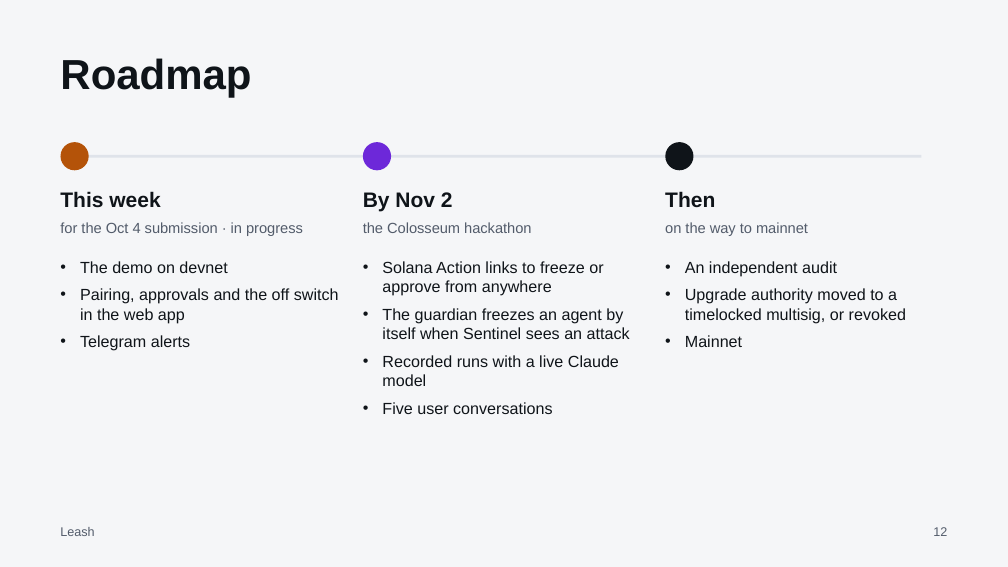
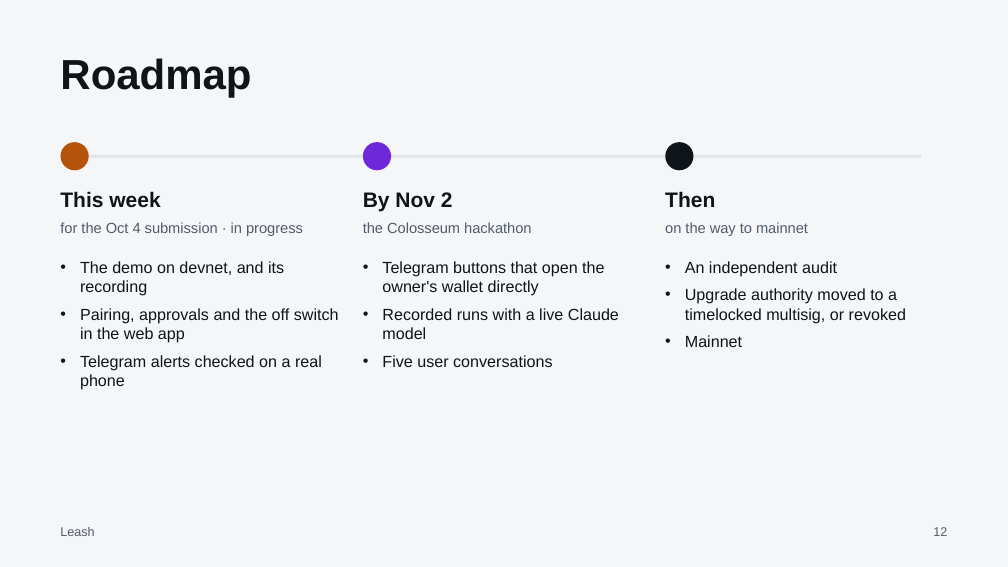
Before and after one commit to parthdeshmukh488-ops/hub, a slide deck: slide 12 of docs/pitch/leash-deck.pptx. Drawn at 1008x567 pixels with LibreOffice and Linux fonts; fonts in the diff are those of the drawing. Boxes give left, top, right and bottom in pixels: in the first picture for what was removed or moved away, otherwise in the second. Text is boxed around its words. In the diff, an @@ line names an element or a change of style, - is before the commit and + after.

```diff
--- a/docs/pitch/leash-deck.pptx
+++ b/docs/pitch/leash-deck.pptx
@@ text at bbox=[80, 261, 284, 296]: text changed @@
-• The demo on devnet
+• The demo on devnet, and its recording
@@ text at bbox=[382, 261, 604, 296]: text changed @@
-• Solana Action links to freeze or approve from anywhere
-• The guardian freezes an agent by itself when Sentinel sees an attack
+• Telegram buttons that open the owner's wallet directly
@@ text at bbox=[80, 355, 322, 390]: text changed @@
-• Telegram alerts
+• Telegram alerts checked on a real phone
```
Also in this commit, not shown: 1 other slide changed, 8 other files.
